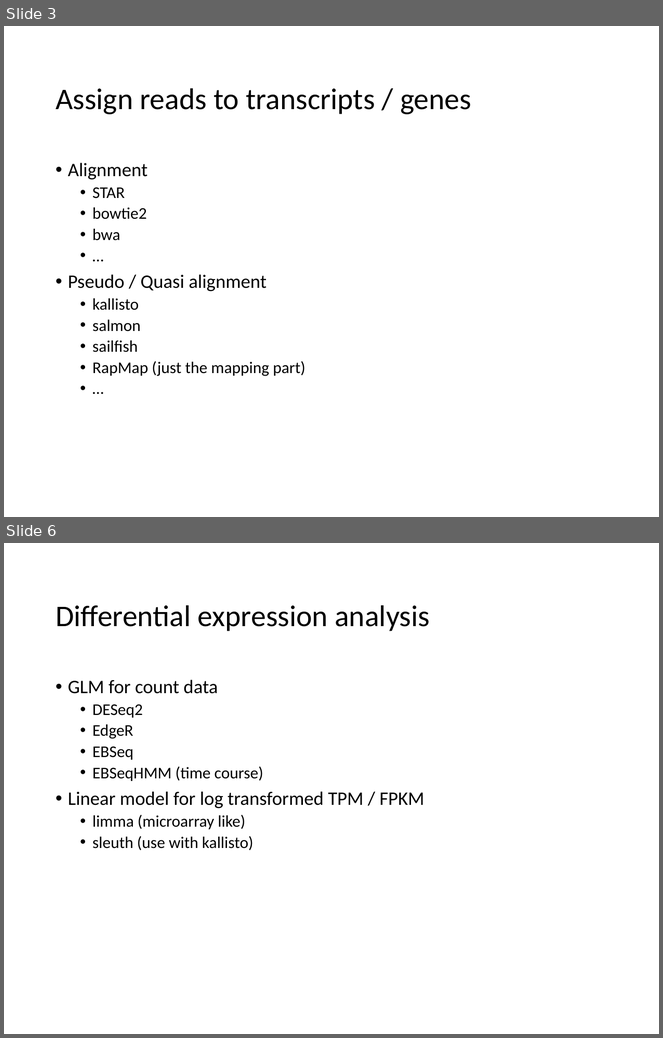
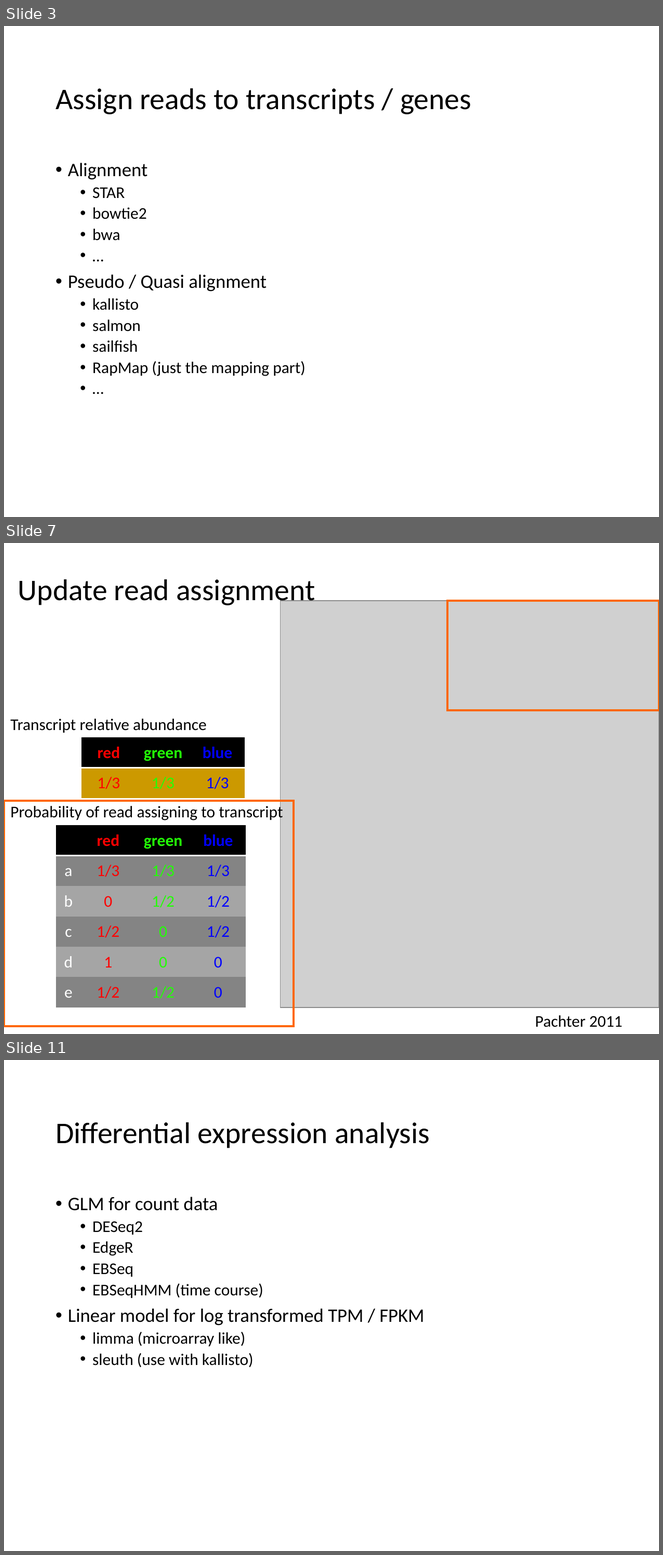
Before and after one commit to Yue-Jiang/achems, a slide deck: rna-seq workshop.pptx. Shown one above the other, each under a label of ours: slides 3 and 6 before the commit, slides 3, 7 and 11 after it; the slides between them are not shown. The pictures are 663x1038 and 663x1555 pixels, drawn with LibreOffice and Linux fonts; fonts in the diff are those of the drawing; grey boxes stand for pictures. Boxes give left, top, right and bottom in pixels: in the first picture for what was removed or moved away, otherwise in the second. Text is boxed around its words. In the diff, an @@ line names an element or a change of style, - is before the commit and + after.

```diff
--- a/rna-seq workshop.pptx
+++ b/rna-seq workshop.pptx
@@ slide 7 added at [4,543,659,1034], background #FFFFFF @@
@@ title added at [18,579,315,607], 33 pt, text #000000 @@
+Update read assignment
@@ picture added at [281,601,659,1008] @@
@@ rectangle added at [448,601,659,710], outline #FF6600 2.25 pt @@
@@ text added at [10,719,207,733], 18 pt, text #000000 @@
+Transcript relative abundance
@@ table added at [81,737,244,798], 2 rows, 3 columns @@
+red | green | blue
+1/3 | 1/3 | 1/3
@@ rectangle added at [4,801,294,1027], outline #FF6600 2.25 pt @@
@@ text added at [10,804,283,821], 18 pt, text #000000 @@
+Probability of read assigning to transcript
@@ table added at [57,825,246,1007], 6 rows, 4 columns @@
+ | red | green | blue
+a | 1/3 | 1/3 | 1/3
+b | 0 | 1/2 | 1/2
+c | 1/2 | 0 | 1/2
+d | 1 | 0 | 0
+e | 1/2 | 1/2 | 0
@@ text added at [535,1016,623,1028], 18 pt, text #000000 @@
+Pachter 2011
@@ what was slide 6 is now slide 11 @@
```
Also in this commit, not shown: 5 slides changed, 5 other slides added.
